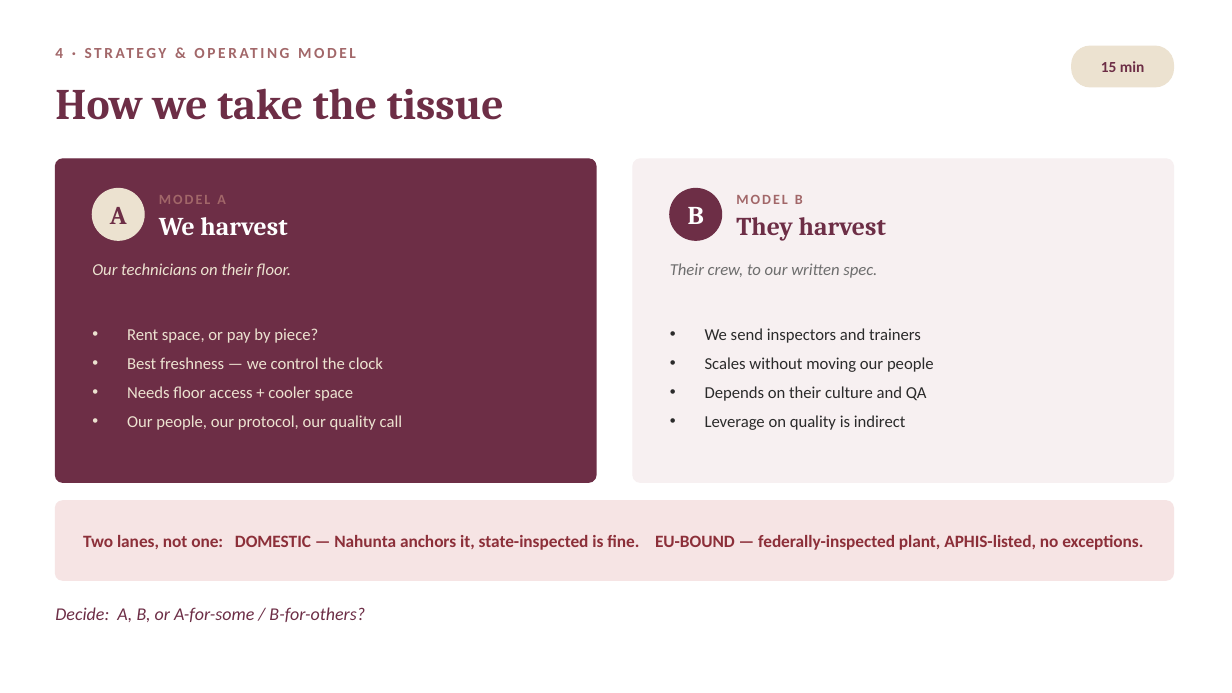
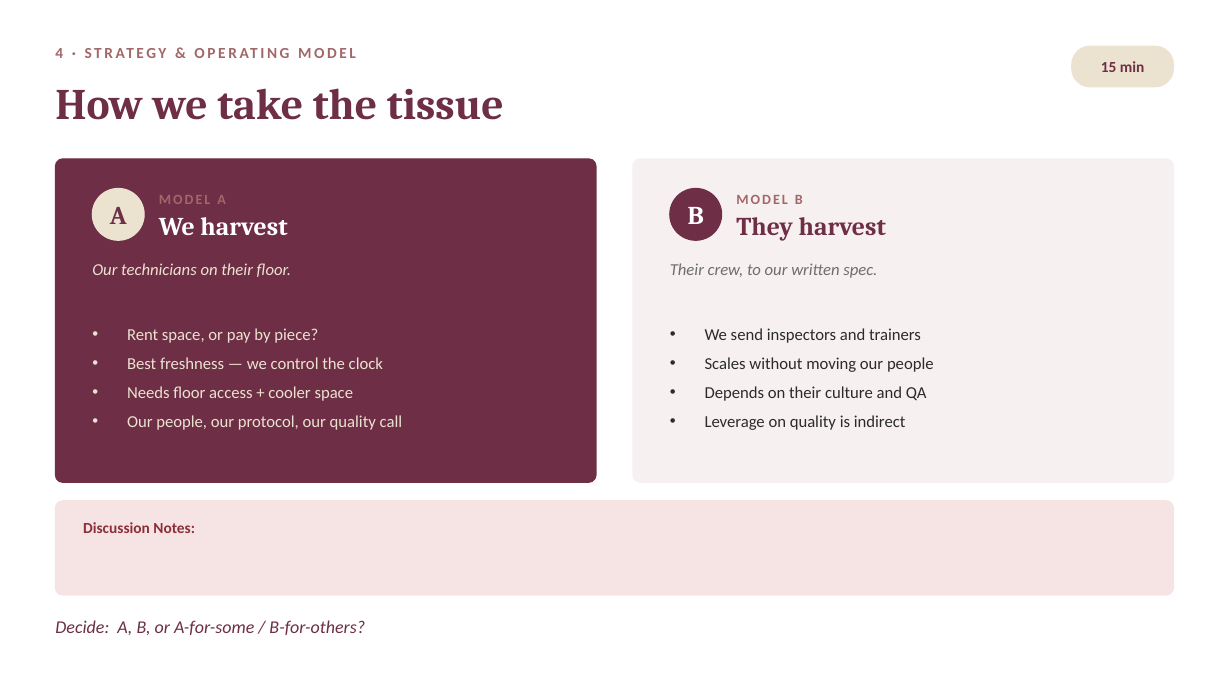
Before and after one commit to naviero1/Claude-Works, a slide deck: slide 5 of Tissue Supplier Research/Supplier_Strategy_Meeting.pptx. Drawn at 1232x693 pixels with LibreOffice and Linux fonts; fonts in the diff are those of the drawing. Boxes give left, top, right and bottom in pixels: in the first picture for what was removed or moved away, otherwise in the second. Text is boxed around its words. In the diff, an @@ line names an element or a change of style, - is before the commit and + after.

```diff
--- a/Tissue Supplier Research/Supplier_Strategy_Meeting.pptx
+++ b/Tissue Supplier Research/Supplier_Strategy_Meeting.pptx
@@ rounded rectangle: place and size @@
-rounded rectangle at [55, 501, 1174, 580]
+rounded rectangle at [55, 501, 1174, 595]
@@ rounded rectangle at [55, 501, 1174, 595]: proportions changed @@
@@ text removed at [83, 535, 1143, 550] @@
-Two lanes, not one: DOMESTIC — Nahunta anchors it, state-inspected is fine. EU-BOUND — federally-inspected plant, APHIS-listed, no exceptions.
@@ text added at [83, 522, 195, 533], 12 pt, text #8C2F39, bold @@
+Discussion Notes:
@@ text "Decide: A, B, or A-for-some ...": place and size @@
-text "Decide: A, B, or A-for-some ..." at [55, 607, 365, 622]
+text "Decide: A, B, or A-for-some ..." at [55, 620, 365, 635]
```
Also in this commit, not shown: 2 other slides changed.
